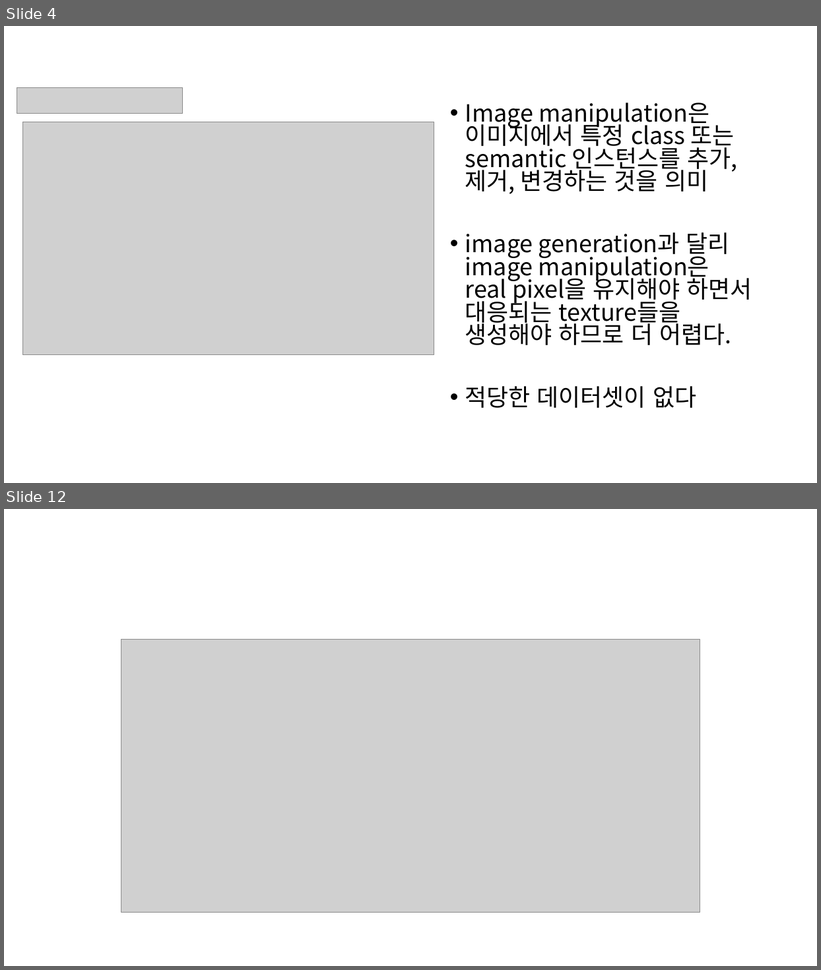
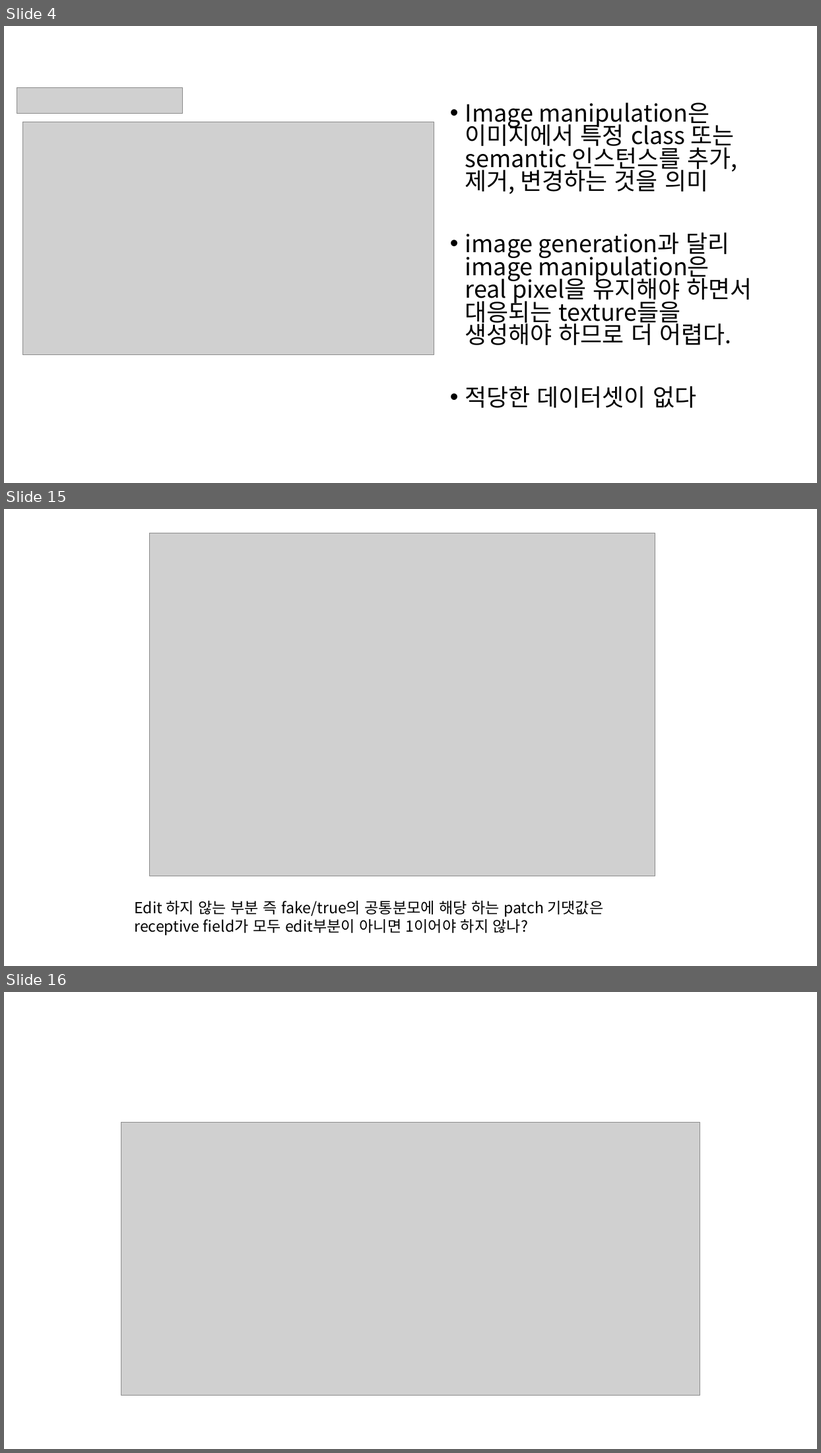
Before and after one commit to bbangsik13/paper-review, a slide deck: GAN/SESAME.pptx. Shown one above the other, each under a label of ours: slides 4 and 12 before the commit, slides 4, 15 and 16 after it; the slides between them are not shown. The pictures are 821x970 and 821x1453 pixels, drawn with LibreOffice and Linux fonts; fonts in the diff are those of the drawing; grey boxes stand for pictures. Boxes give left, top, right and bottom in pixels: in the first picture for what was removed or moved away, otherwise in the second. Text is boxed around its words. In the diff, an @@ line names an element or a change of style, - is before the commit and + after.

```diff
--- a/GAN/SESAME.pptx
+++ b/GAN/SESAME.pptx
@@ slide 15 added at [4, 509, 817, 966], background #FFFFFF @@
@@ picture added at [150, 533, 655, 877] @@
@@ text added at [134, 901, 603, 935], 18 pt, text #000000 @@
+Edit 하지 않는 부분 즉 fake/true의 공통분모에 해당 하는 patch 기댓값은 receptive field가 모두 edit부분이 아니면 1이어야 하지 않나?
@@ what was slide 12 is now slide 16 @@
```
Also in this commit, not shown: 7 slides changed, 4 other slides added, 1 slide removed.
